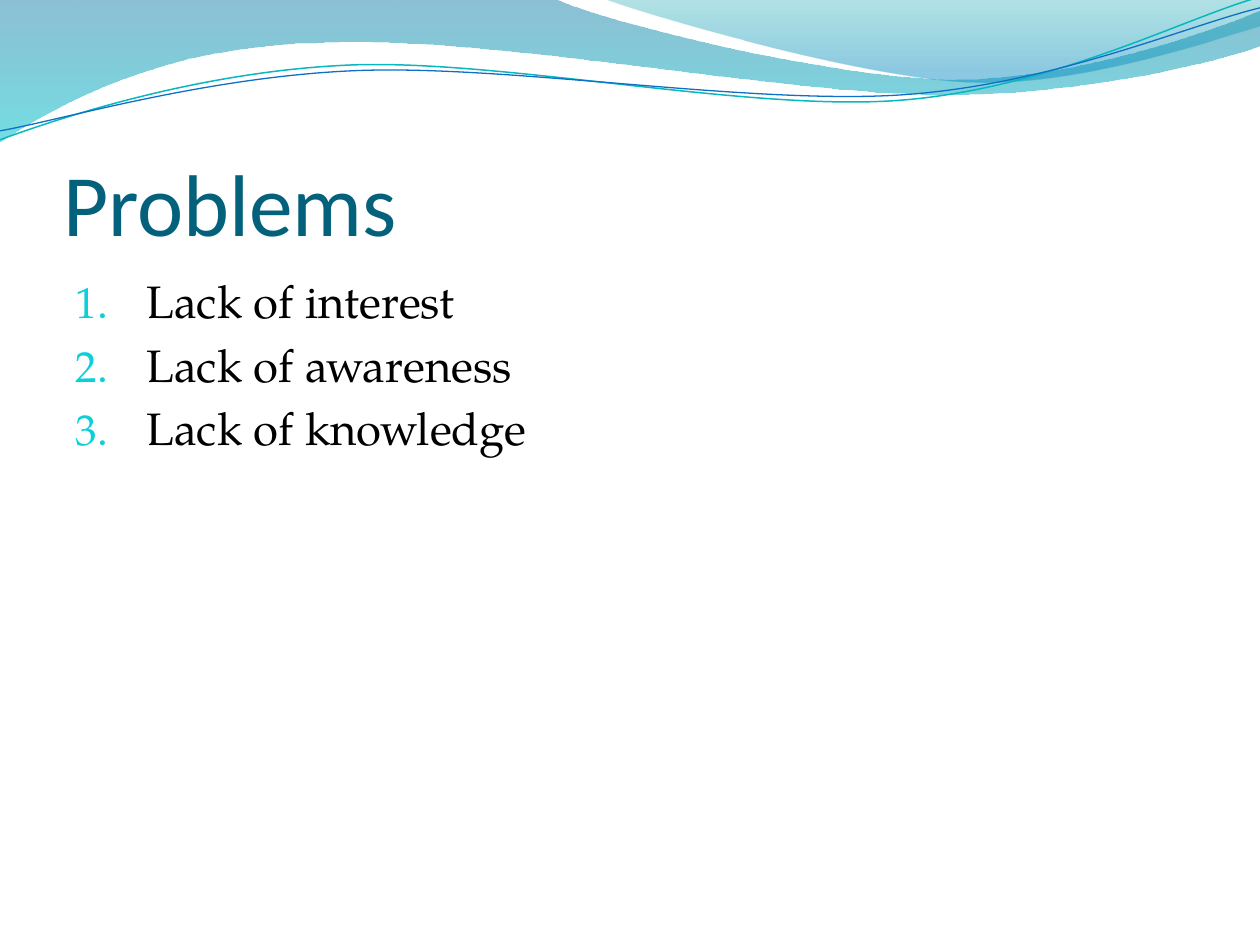
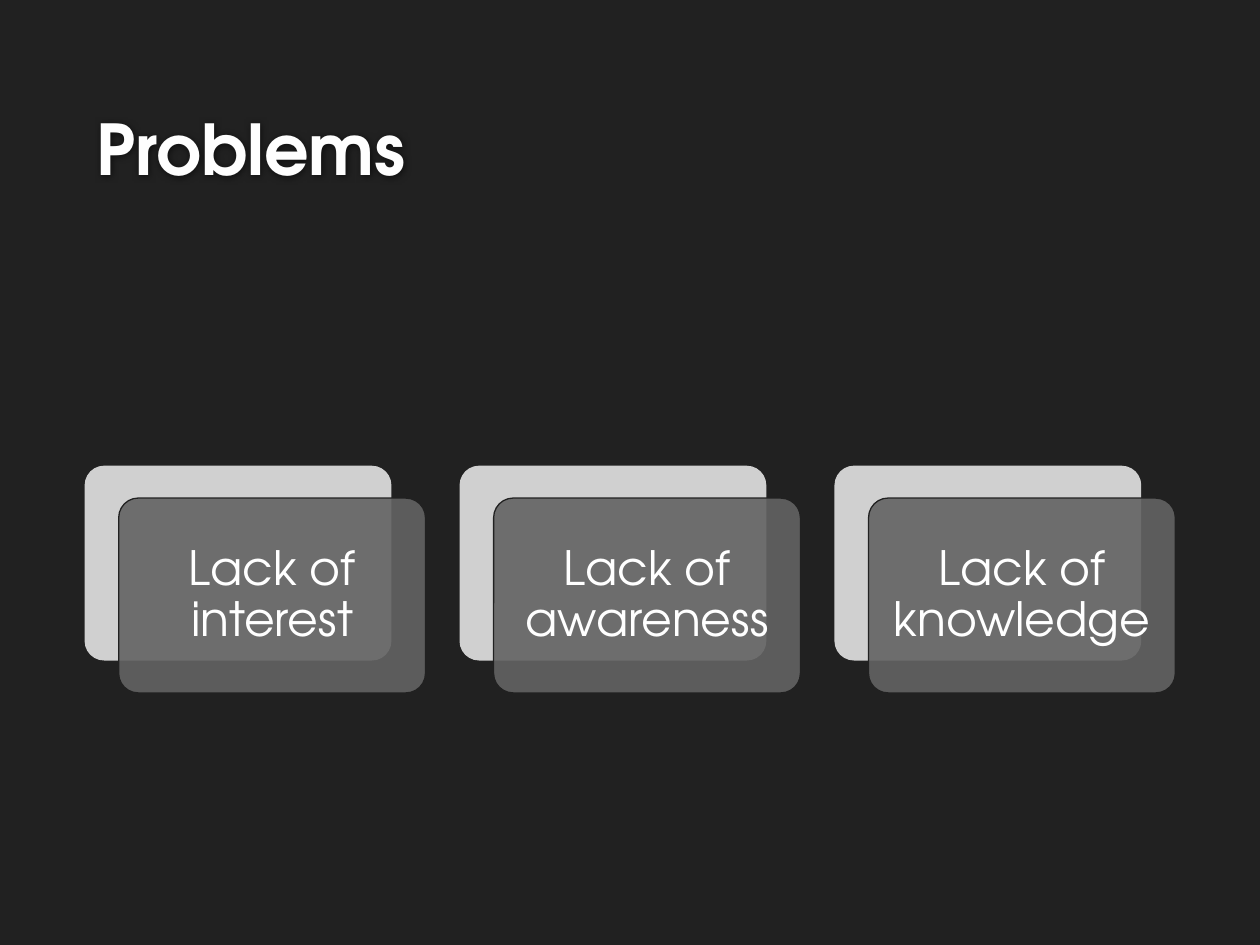
Before and after one commit to HarmanbirD/WaterQwiz, a slide deck: slide 4 of Wasted Water Quiz.pptx. Drawn at 1260x945 pixels with LibreOffice and Linux fonts; fonts in the diff are those of the drawing; grey boxes stand for pictures; background and template pictures are left out. Boxes give left, top, right and bottom in pixels: in the first picture for what was removed or moved away, otherwise in the second. Text is boxed around its words. In the diff, an @@ line names an element or a change of style, - is before the commit and + after.

```diff
--- a/Wasted Water Quiz.pptx
+++ b/Wasted Water Quiz.pptx
@@ background picture (left out) to #212121 @@
@@ freeform shape removed at box(0, 0, 1260, 142) @@
@@ freeform shape removed at box(0, 0, 1260, 147) @@
@@ freeform shape removed at box(0, 8, 1260, 141) @@
@@ freeform shape removed at box(604, 0, 1260, 87) @@
@@ title "Problems": place and size @@
-title "Problems" at box(63, 175, 397, 237)
+title "Problems" at box(96, 123, 405, 176)
@@ title "Problems" at box(96, 123, 405, 176): size 50 to 40 pt, font Calibri to TeX Gyre Adventor, text colour #04617B to #FEFEFE, bold on @@
@@ text removed at box(146, 284, 526, 458) @@
-1. Lack of interest
-2. Lack of awareness
-3. Lack of knowledge
@@ group added at box(84, 466, 1174, 693): 3 pictures, 3 rounded rectangles, 3 texts @@
+Lack of interest
+Lack of awareness
+Lack of knowledge
```
Also in this commit, not shown: 8 other slides changed.
